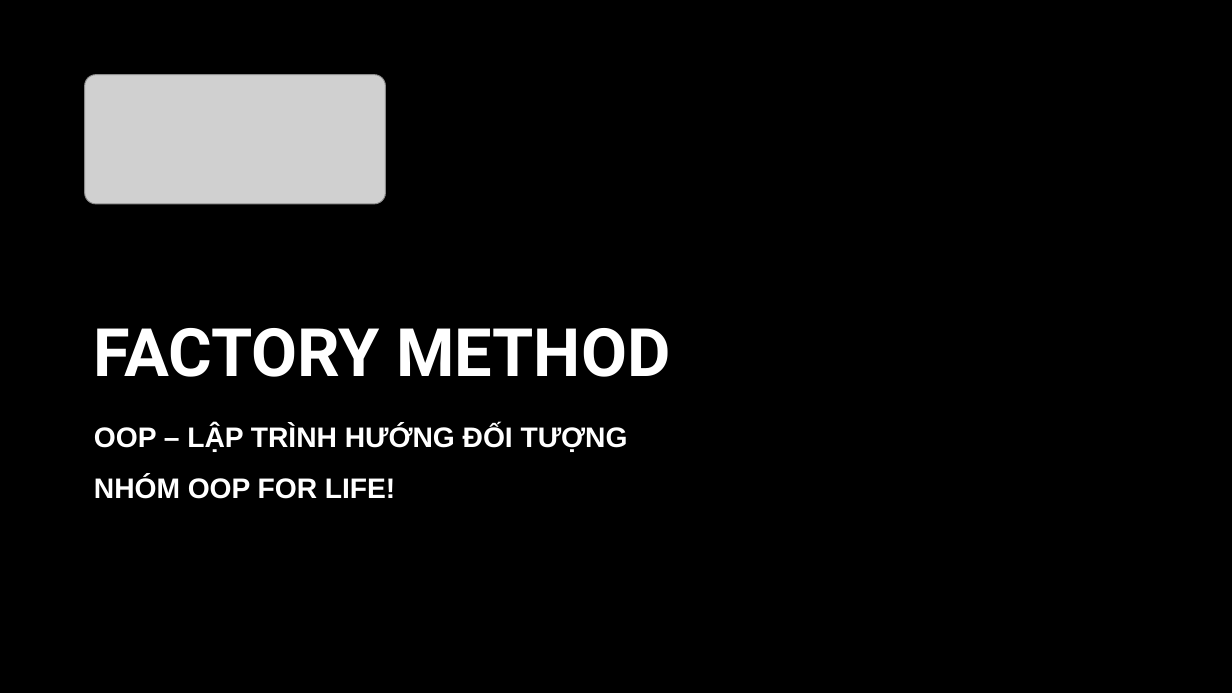
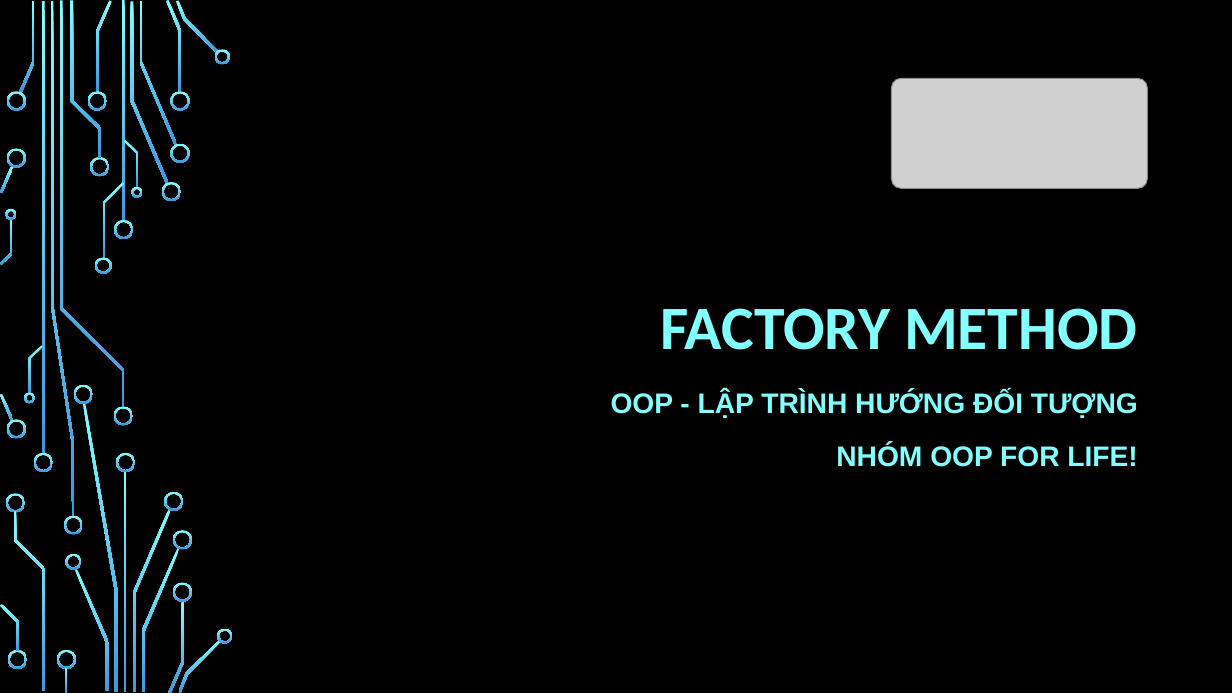
Before and after one commit to KhanhThinh/projects, a slide deck: slide 1 of docs/OOPForLife.pptx. Drawn at 1232x693 pixels with LibreOffice and Linux fonts; fonts in the diff are those of the drawing; grey boxes stand for pictures; background and template pictures are left out. Boxes give left, top, right and bottom in pixels: in the first picture for what was removed or moved away, otherwise in the second. Text is boxed around its words. In the diff, an @@ line names an element or a change of style, - is before the commit and + after.

```diff
--- a/docs/OOPForLife.pptx
+++ b/docs/OOPForLife.pptx
@@ rectangle removed at bbox=[0, 0, 1232, 693] @@
@@ picture: place and size @@
-picture at bbox=[85, 75, 386, 204]
+picture at bbox=[892, 79, 1148, 189]
@@ title "FACTORY METHOD": place and size @@
-title "FACTORY METHOD" at bbox=[94, 328, 670, 377]
+title "FACTORY METHOD" at bbox=[660, 308, 1138, 350]
@@ title "FACTORY METHOD" at bbox=[660, 308, 1138, 350]: size 52 to 48 pt, font Roboto to Calibri, text colour #FFFFFF to #82FFFF; alignment left to right; line spacing 1 to 0.9 @@
@@ subtitle "OOP - LẬP TRÌNH HƯỚNG ...": place and size @@
-subtitle "OOP - LẬP TRÌNH HƯỚNG ..." at bbox=[94, 425, 628, 499]
+subtitle "OOP - LẬP TRÌNH HƯỚNG ..." at bbox=[611, 391, 1138, 467]
@@ subtitle at bbox=[611, 391, 1138, 418]: text changed; text colour #FFFFFF to #82FFFF @@
-OOP – LẬP TRÌNH HƯỚNG ĐỐI TƯỢNG
+OOP - LẬP TRÌNH HƯỚNG ĐỐI TƯỢNG
@@ subtitle at bbox=[836, 444, 1137, 467]: text colour #FFFFFF to #82FFFF in "NHÓM OOP FOR LIFE!"; alignment left to right; line spacing 1.1 to 1.2 @@
@@ group added at bbox=[0, 0, 233, 693]: 50 freeform shapes, 4 rectangles @@
```
Also in this commit, not shown: 14 other slides changed, 5 slides added, 4 slides removed, 2 other files.
